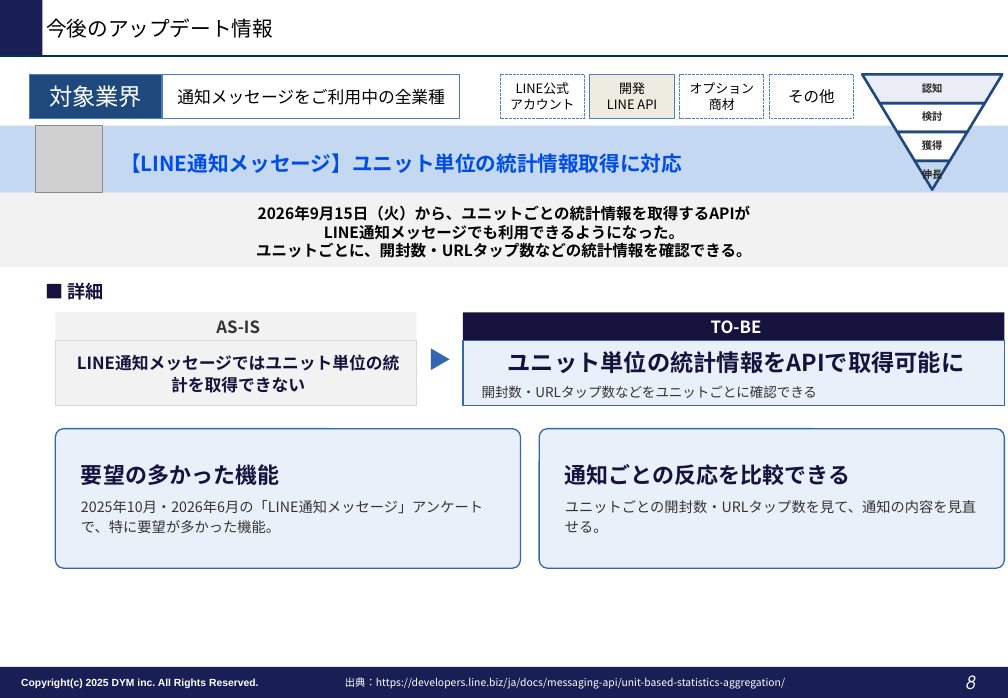
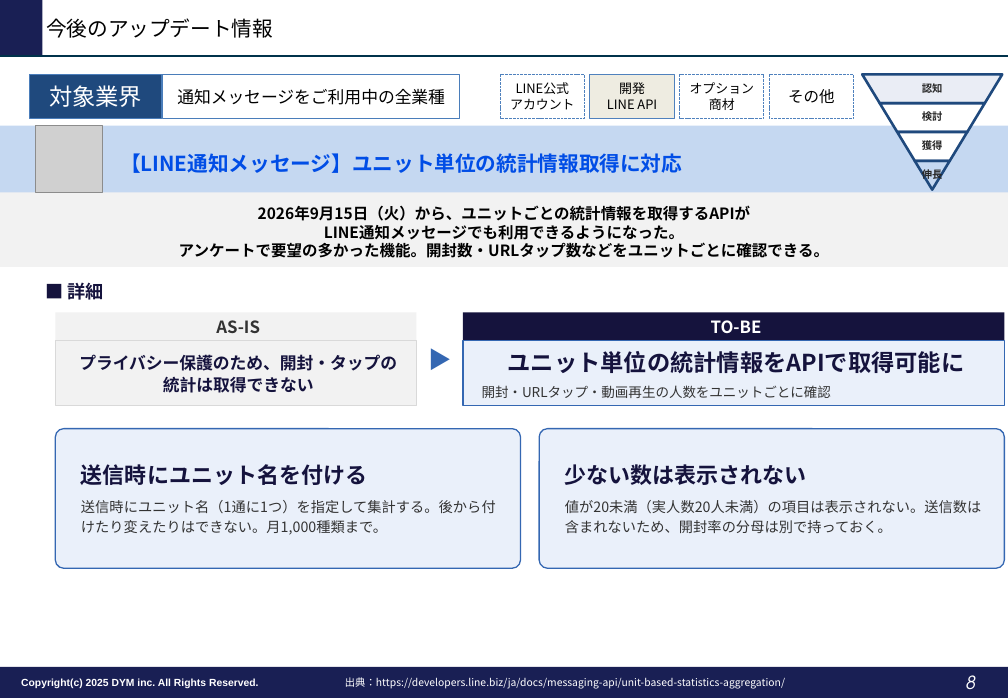
Before and after one commit to tonomura-r-dev/folder, a slide deck: slide 8 of LINEOA媒体最新情報_2026年10月トレンドレポート.pptx. Drawn at 1008x698 pixels with LibreOffice and Linux fonts; fonts in the diff are those of the drawing; grey boxes stand for pictures; background and template pictures are left out. Boxes give left, top, right and bottom in pixels: in the first picture for what was removed or moved away, otherwise in the second. Text is boxed around its words. In the diff, an @@ line names an element or a change of style, - is before the commit and + after.

```diff
--- a/LINEOA媒体最新情報_2026年10月トレンドレポート.pptx
+++ b/LINEOA媒体最新情報_2026年10月トレンドレポート.pptx
@@ text at bbox=[179, 242, 829, 258]: text changed @@
-ユニットごとに、開封数・URLタップ数などの統計情報を確認できる。
+アンケートで要望の多かった機能。開封数・URLタップ数などをユニットごとに確認できる。
@@ text in rectangle at bbox=[79, 354, 397, 393]: text changed @@
-LINE通知メッセージではユニット単位の統計を取得できない
+プライバシー保護のため、開封・タップの統計は取得できない
@@ text in rectangle at bbox=[482, 385, 831, 398]: text changed @@
-開封数・URLタップ数などをユニットごとに確認できる
+開封・URLタップ・動画再生の人数をユニットごとに確認
@@ text in rounded rectangle at bbox=[81, 464, 496, 535]: text changed @@
-要望の多かった機能
-2025年10月・2026年6月の「LINE通知メッセージ」アンケートで、特に要望が多かった機能。
+送信時にユニット名を付ける
+送信時にユニット名（1通に1つ）を指定して集計する。後から付けたり変えたりはできない。月1,000種類まで。
@@ text in rounded rectangle at bbox=[565, 464, 982, 533]: text changed @@
-通知ごとの反応を比較できる
-ユニットごとの開封数・URLタップ数を見て、通知の内容を見直せる。
+少ない数は表示されない
+値が20未満（実人数20人未満）の項目は表示されない。送信数は含まれないため、開封率の分母は別で持っておく。
```
Also in this commit, not shown: 7 other slides changed, 2 other files.
